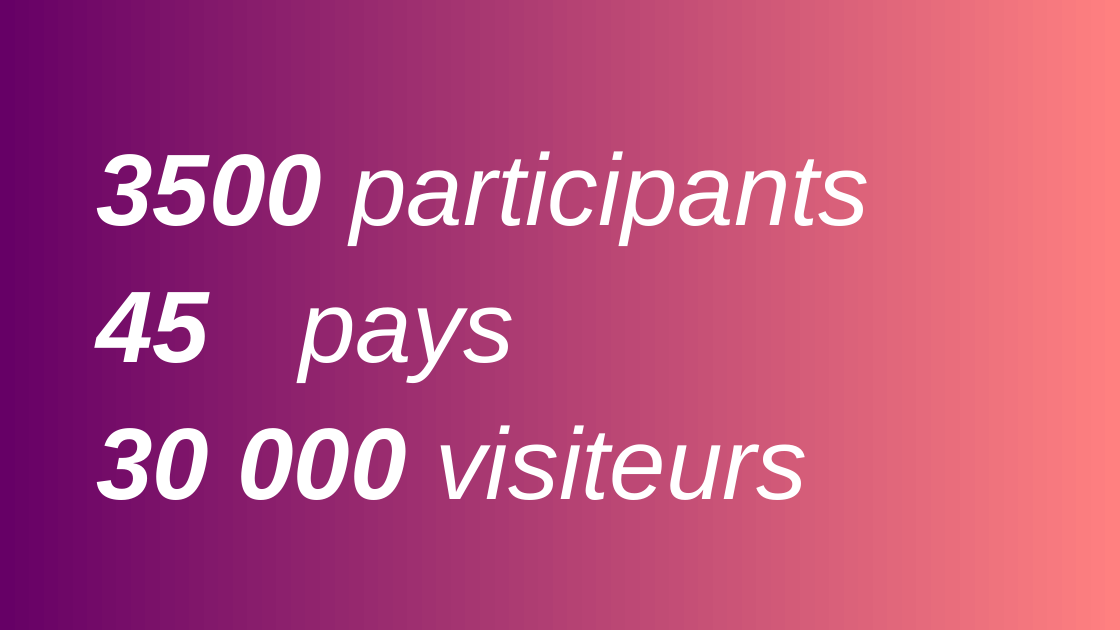
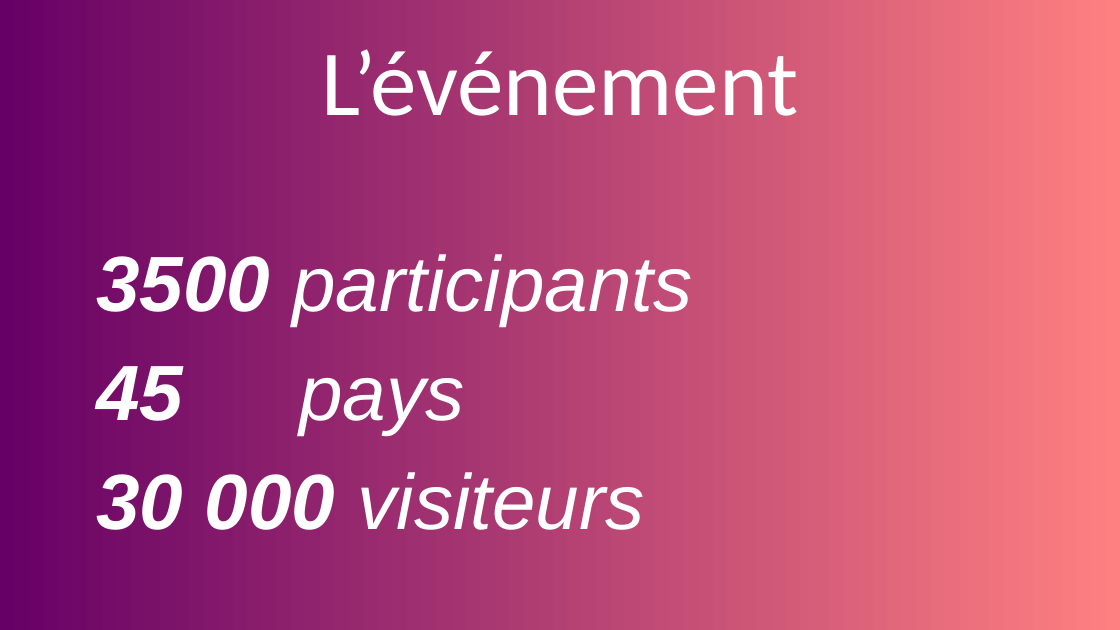
Before and after one commit to Rhoban/Junior, a slide deck: slide 5 of introduction.odp. Drawn at 1120x630 pixels with LibreOffice and Linux fonts; fonts in the diff are those of the drawing. Boxes give left, top, right and bottom in pixels: in the first picture for what was removed or moved away, otherwise in the second. Text is boxed around its words. In the diff, an @@ line names an element or a change of style, - is before the commit and + after.

```diff
--- a/introduction.odp
+++ b/introduction.odp
@@ title added at (321,38,798,138), 66 pt, text #FFFFFF @@
+L’événement
@@ text "3500 participants" at (96,254,692,530): size 72 to 55.5 pt @@
```
Also in this commit, not shown: 1 other slide changed, 5 slides added, 1 slide removed, 1 other file.
